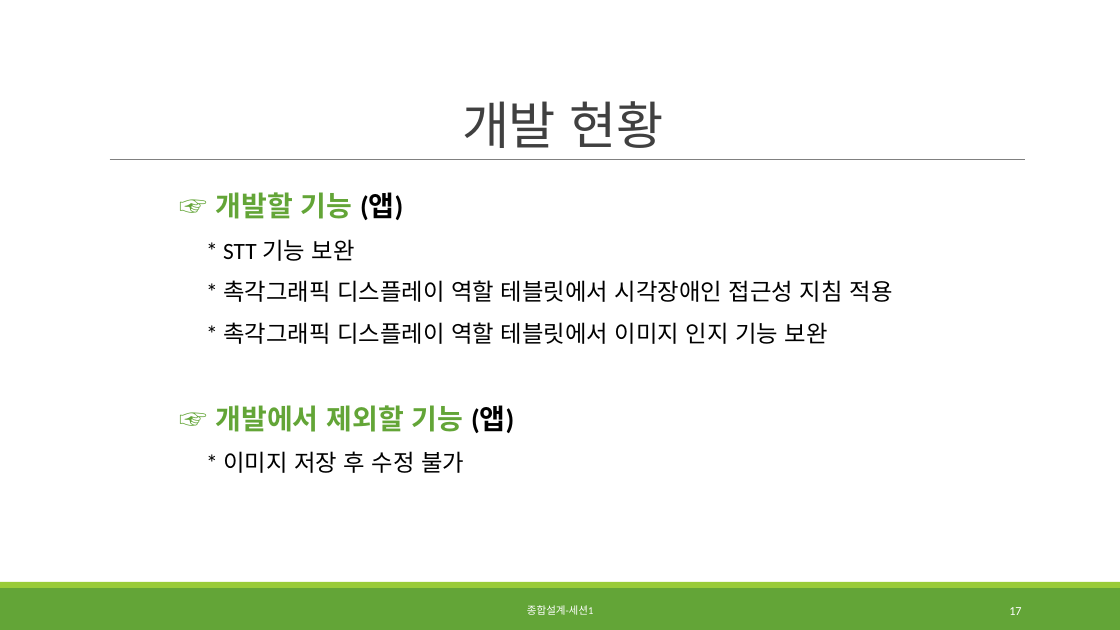
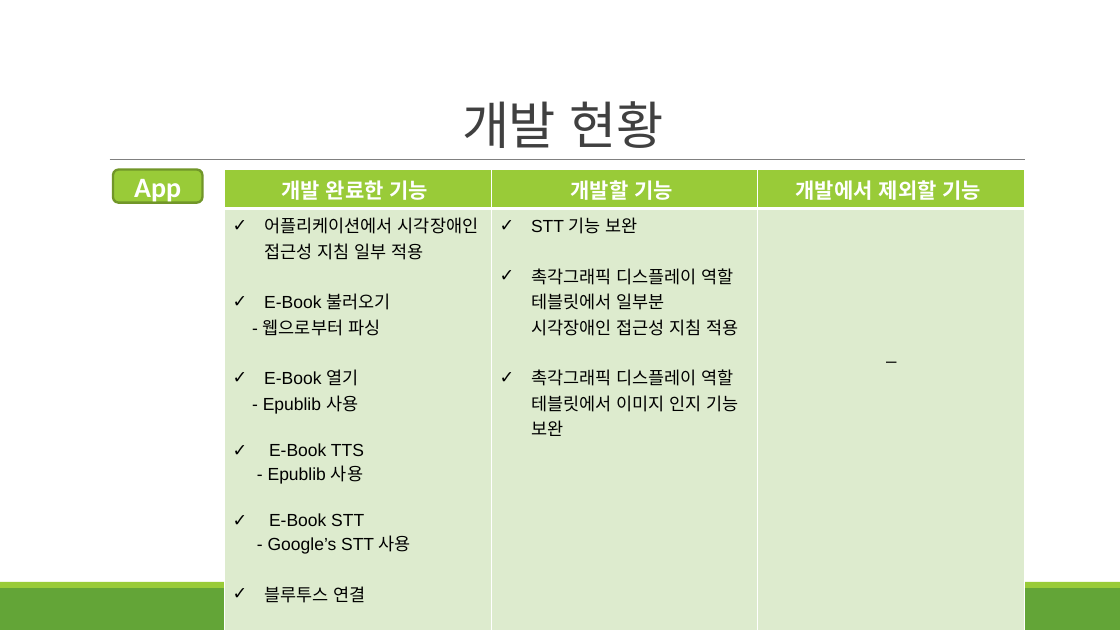
Before and after one commit to KPU-SATEH/Burning, a slide deck: slide 15 of 3차발표_13(정혜진,김남주,이지열).pptx (slide 17 before the commit). Drawn at 1120x630 pixels with LibreOffice and Linux fonts; fonts in the diff are those of the drawing. Boxes give left, top, right and bottom in pixels: in the first picture for what was removed or moved away, otherwise in the second. Text is boxed around its words. In the diff, an @@ line names an element or a change of style, - is before the commit and + after.

```diff
--- a/3차발표_13(정혜진,김남주,이지열).pptx
+++ b/3차발표_13(정혜진,김남주,이지열).pptx
@@ rounded rectangle added at box(113, 170, 202, 202), fill #99CB38, outline #719629 2 pt, 24 pt, text #FFFFFF, bold @@
+App
@@ table added at box(224, 170, 1026, 607), 2 rows, 3 columns @@
+개발 완료한 기능 | 개발할 기능 | 개발에서 제외할 기능
+어플리케이션에서 시각장애인 접근성 지침 일부 적용 / E-Book 불러오기 / - 웹으로부터 파싱 / E-Book 열기 / - Epublib 사용 / E-Book TTS / - Epublib 사용 / E-Book STT / - Google’s STT 사용 / 블루투스 연결 | STT 기능 보완 / 촉각그래픽 디스플레이 역할 테블릿에서 일부분 시각장애인 접근성 지침 적용 / 촉각그래픽 디스플레이 역할 테블릿에서 이미지 인지 기능 보완 | _
@@ text removed at box(216, 192, 892, 473) @@
-☞ 개발할 기능 (앱)
-* STT 기능 보완
-* 촉각그래픽 디스플레이 역할 테블릿에서 시각장애인 접근성 지침 적용
-* 촉각그래픽 디스플레이 역할 테블릿에서 이미지 인지 기능 보완
-☞ 개발에서 제외할 기능 (앱)
-* 이미지 저장 후 수정 불가
@@ text removed at box(527, 605, 593, 615) @@
-종합설계-세션1
@@ page number removed at box(1009, 607, 1021, 615) @@
-17
```
Also in this commit, not shown: 1 other slide changed, 2 slides removed.
